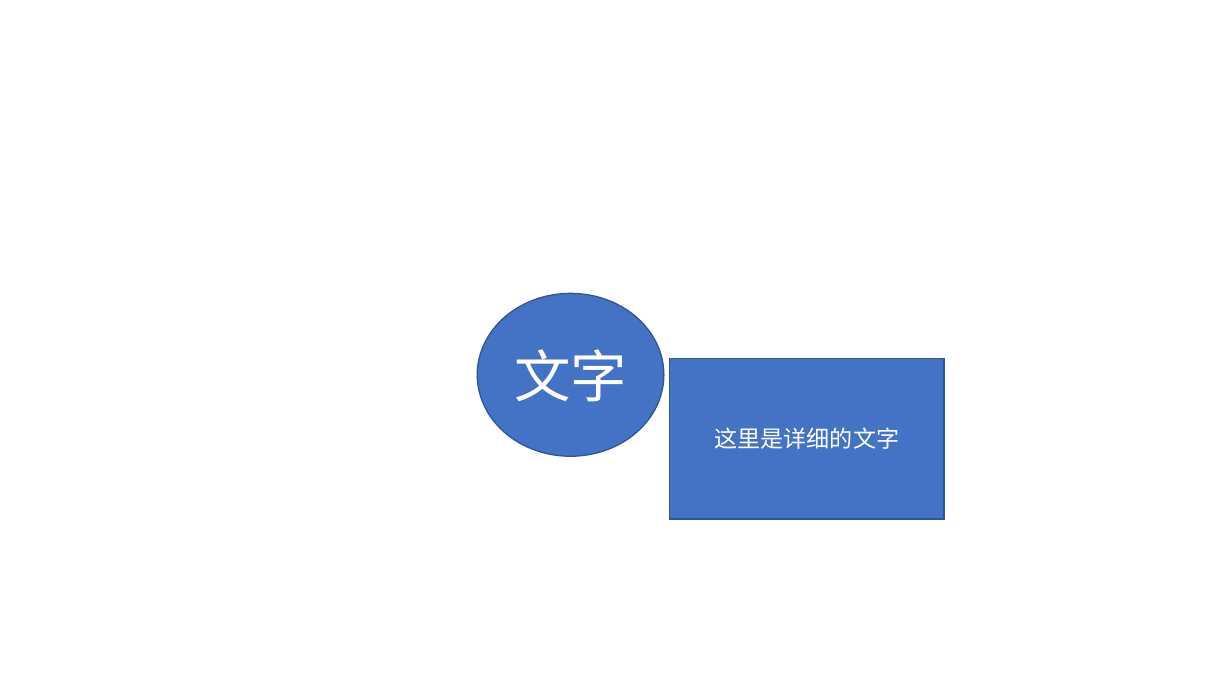
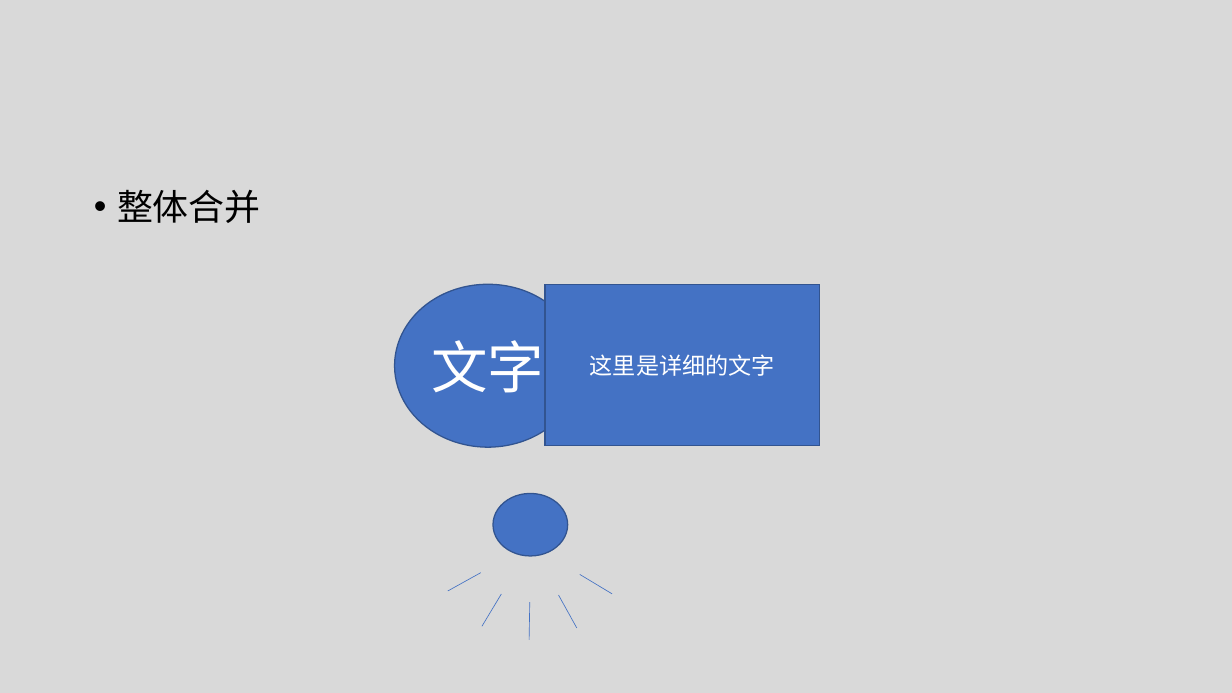
Before and after one commit to Canhui/PPT_Animation_Samples, a slide deck: slide 27 of PPT-Animation-Samples (Part 2).pptx (slide 25 before the commit). Drawn at 1232x693 pixels with LibreOffice and Linux fonts; fonts in the diff are those of the drawing. Boxes give left, top, right and bottom in pixels: in the first picture for what was removed or moved away, otherwise in the second. Text is boxed around its words. In the diff, an @@ line names an element or a change of style, - is before the commit and + after.

```diff
--- a/PPT-Animation-Samples (Part 2).pptx
+++ b/PPT-Animation-Samples (Part 2).pptx
@@ background #FFFFFF to #D9D9D9 @@
@@ text added at (117,190,261,223), 28 pt, text #000000 @@
+• 整体合并
@@ ellipse "文字": place and size @@
-ellipse "文字" at (477,294,664,457)
+ellipse "文字" at (395,285,581,447)
@@ rectangle "这里是详细的文字": place and size @@
-rectangle "这里是详细的文字" at (670,359,945,519)
+rectangle "这里是详细的文字" at (545,285,820,445)
@@ ellipse added at (494,494,568,556), fill #4472C4, outline #325491 1 pt @@
@@ line added from (448, 592) to (481, 573), #4472C4 0.5 pt @@
@@ line added from (482, 627) to (502, 594), #4472C4 0.5 pt @@
@@ line added from (577, 628) to (558, 595), #4472C4 0.5 pt @@
@@ line added from (612, 594) to (580, 575), #4472C4 0.5 pt @@
@@ line added from (530, 640) to (530, 603), #4472C4 0.5 pt @@
```
Also in this commit, not shown: 2 other slides changed, 6 slides added, 1 other file.
